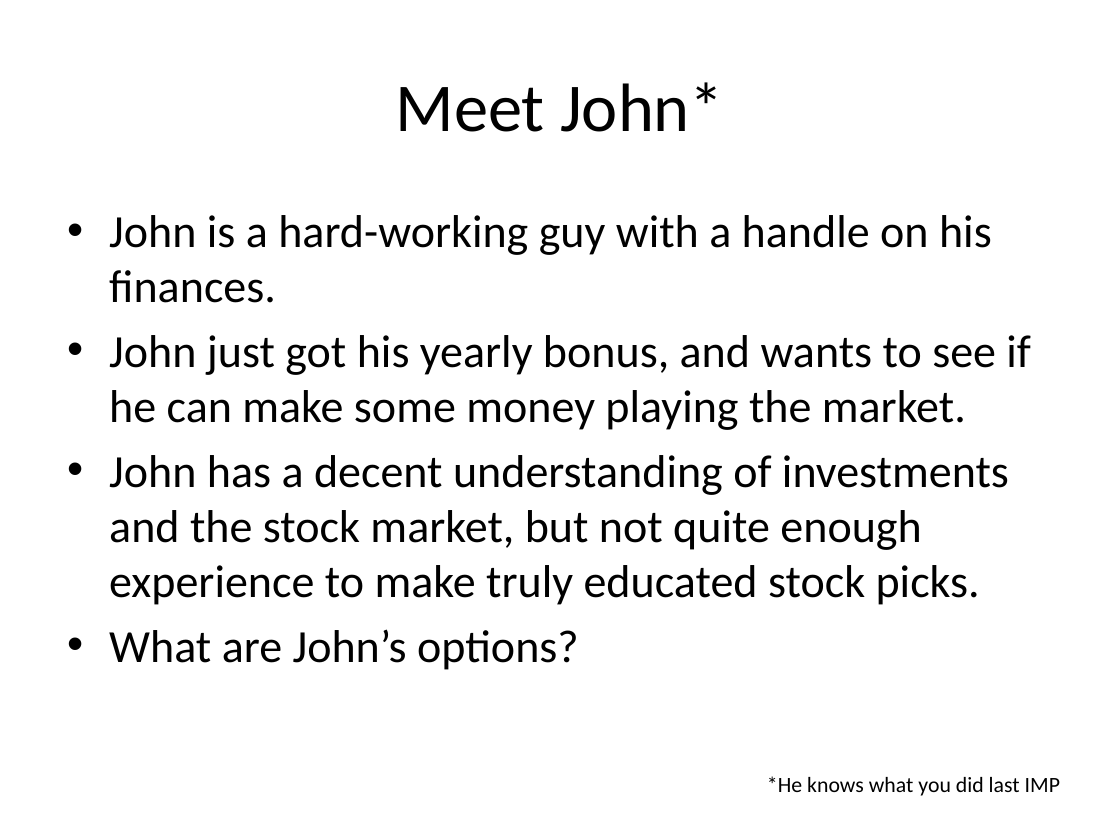
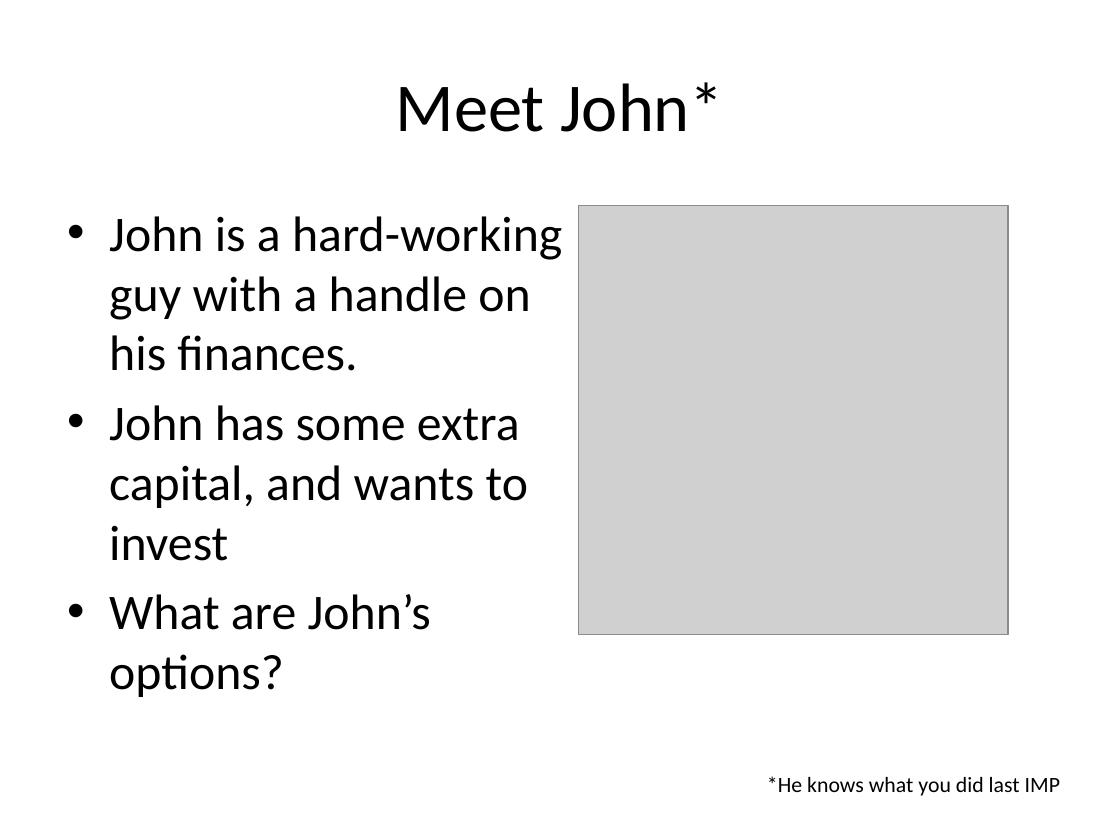
Before and after one commit to ChrisBye/rpi-imp, a slide deck: slide 2 of final presentation/justification and vision.pptx. Drawn at 1120x840 pixels with LibreOffice and Linux fonts; fonts in the diff are those of the drawing; grey boxes stand for pictures. Boxes give left, top, right and bottom in pixels: in the first picture for what was removed or moved away, otherwise in the second. Text is boxed around its words. In the diff, an @@ line names an element or a change of style, - is before the commit and + after.

```diff
--- a/final presentation/justification and vision.pptx
+++ b/final presentation/justification and vision.pptx
@@ picture added at [579, 205, 1008, 634] @@
@@ text at [109, 216, 562, 697]: size 29.6 to 32 pt in "John is a hard-working guy with a ...", "What are John’s options?" @@
@@ text at [109, 405, 528, 561]: text changed; size 29.6 to 32 pt @@
-• John just got his yearly bonus, and wants to see if he can make some money playing the market.
-• John has a decent understanding of investments and the stock market, but not quite enough experience to make truly educated stock picks.
+• John has some extra capital, and wants to invest
```
Also in this commit, not shown: 5 other slides changed.
